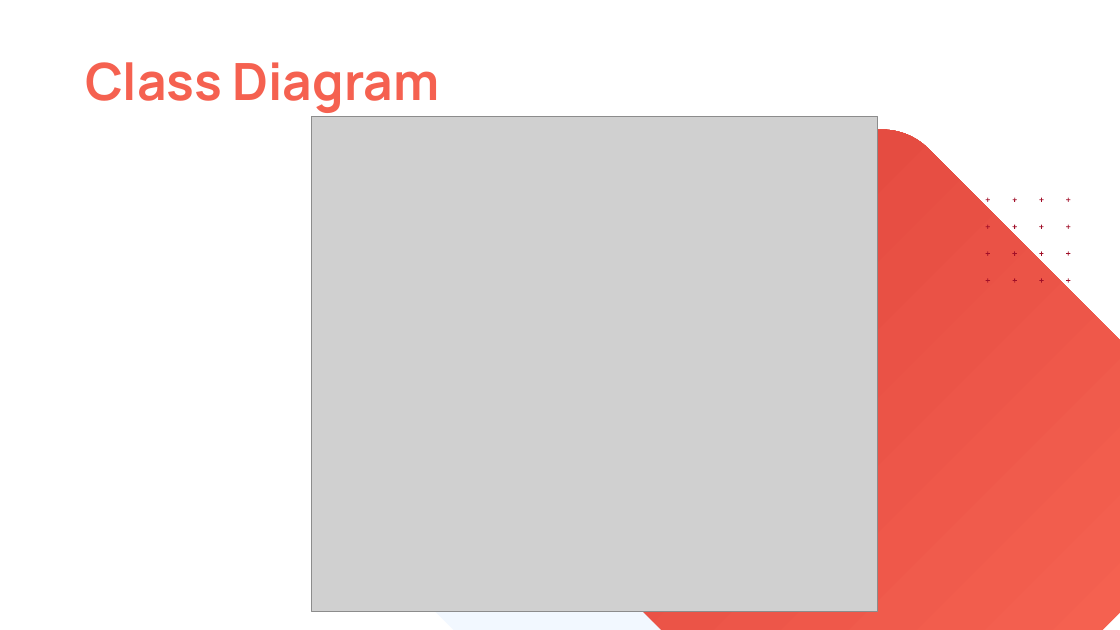
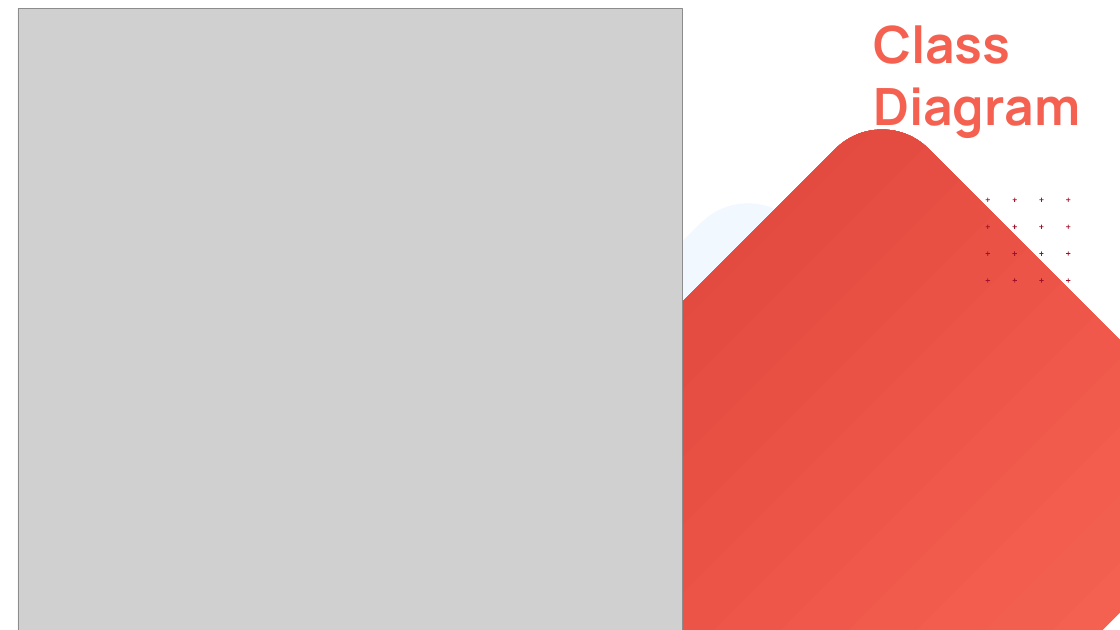
Before and after one commit to emaanfatima118/SmartKnock, a slide deck: slide 29 of 22i-1313_22i-0869_22i-0785_H.pptx (slide 25 before the commit). Drawn at 1120x630 pixels with LibreOffice and Linux fonts; fonts in the diff are those of the drawing; grey boxes stand for pictures. Boxes give left, top, right and bottom in pixels: in the first picture for what was removed or moved away, otherwise in the second. Text is boxed around its words. In the diff, an @@ line names an element or a change of style, - is before the commit and + after.

```diff
--- a/22i-1313_22i-0869_22i-0785_H.pptx
+++ b/22i-1313_22i-0869_22i-0785_H.pptx
@@ picture added at (18,8,681,630) @@
@@ text "Class Diagram" rewrapped from (85,62,440,113) to (873,25,1080,139) @@
@@ picture removed at (312,116,878,612) @@
```
Also in this commit, not shown: 5 other slides changed, 3 slides added.
